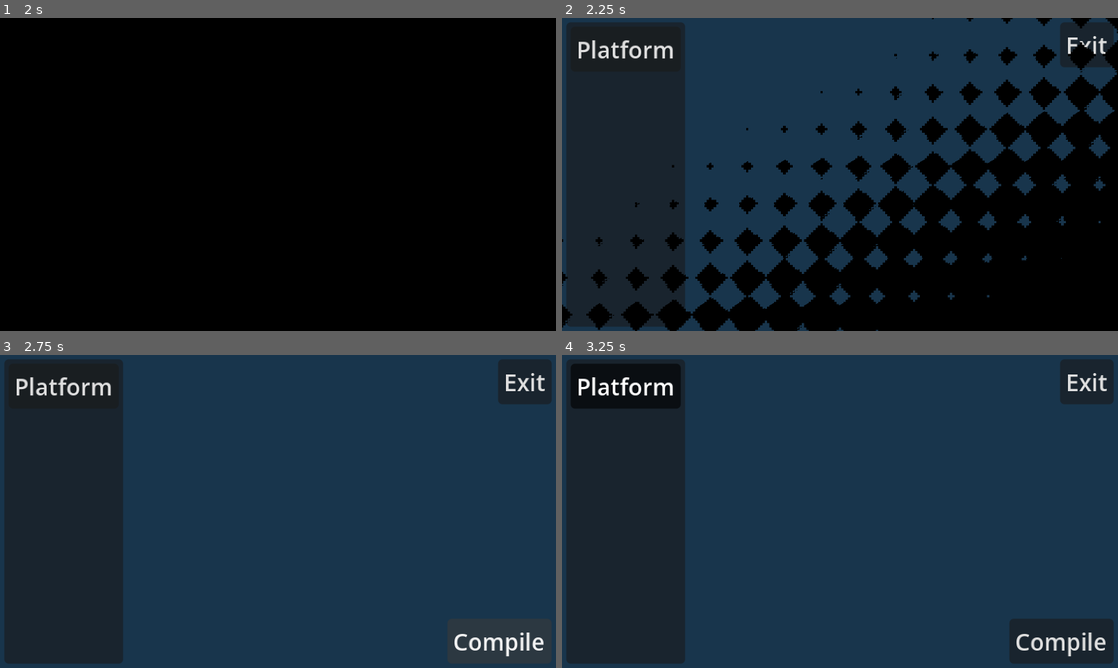
Above: before the commit, frames 1-4 (two rows, left to right).
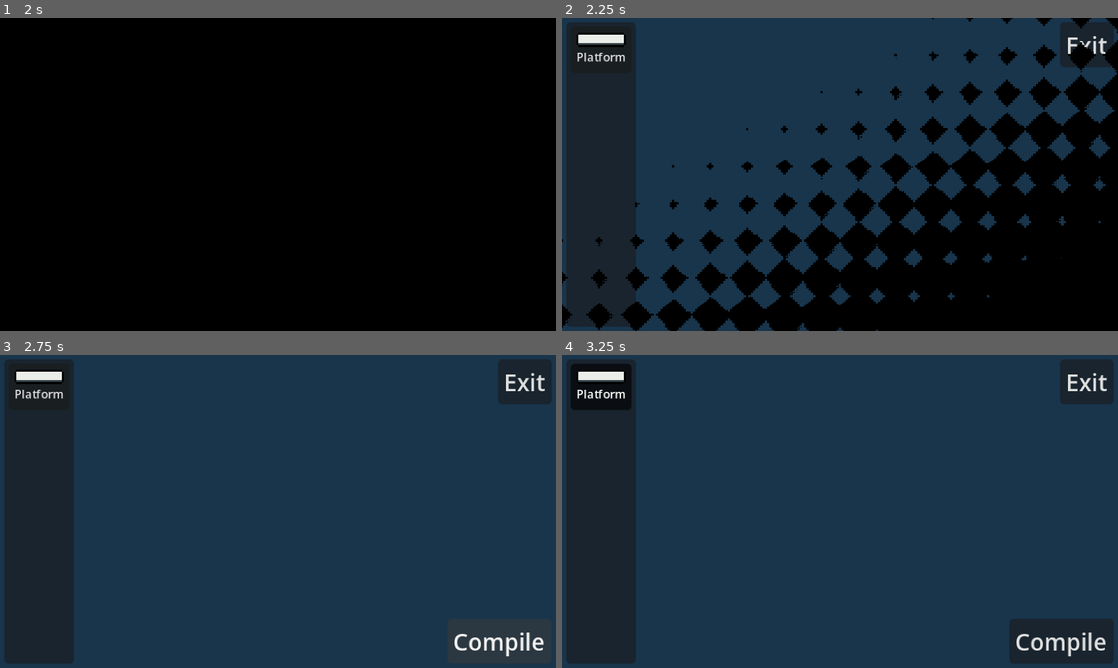
Above: after the commit, the same moments.

Repository: Chebrbober/nightmare-protocol
Game: Godot game, scene res://scenes/main_menu.tscn
Two runs of this game, one before a commit and one after it. Both use one fixed random seed, a clock stepped at 60 frames per second and the inputs below.
Inputs:
- Up to frame 1 (2 s): click "Start" at 0.5 s; click "Start" at 1.25 s
- Up to frame 2 (2.25 s): click "Compile" at 2 s
- Up to frame 3 (2.75 s): no input
- Up to frame 4 (3.25 s): click "Platform" at 2.75 s

Frame 1 is identical in both runs. In frame 2, 8.2% of the frame differs, in the area x 2-23%, y 1-99%; in frame 3, 9.2%; in frame 4, 9.2%, in the area x 1-23%, y 1-99%.

Commit message:
Add resource's icon to the attribute button with alignment support

Diff:
--- a/scenes/game.tscn
+++ b/scenes/game.tscn
@@ -69,9 +69,11 @@
 
 [node name="AttributeButton" type="Button" parent="MarginContainer/PanelContainer/MarginContainer/VBoxContainer" unique_id=61823767]
 layout_mode = 2
+theme_override_font_sizes/font_size = 8
 toggle_mode = true
 button_group = ExtResource("2_lnu2h")
 icon_alignment = 1
+vertical_icon_alignment = 0
 expand_icon = true
 script = ExtResource("2_yqjtg")
 metadata/_custom_type_script = "uid://dmwuurve8dpma"
--- a/scripts/game.gd
+++ b/scripts/game.gd
@@ -17,6 +17,7 @@
 					var attribute_button_instance = attribute_button.duplicate()
 					attribute_button_instance.object_data = object_data
 					attribute_button_instance.text = object_data.name
+					attribute_button_instance.icon = object_data.texture
 					attribute_button_instance.visible = true
 					$MarginContainer/PanelContainer/MarginContainer/VBoxContainer.add_child(attribute_button_instance)
 					attribute_button_instance.connect("attribute_toggled", Callable(self, "_on_attribute_button_toggled"))
